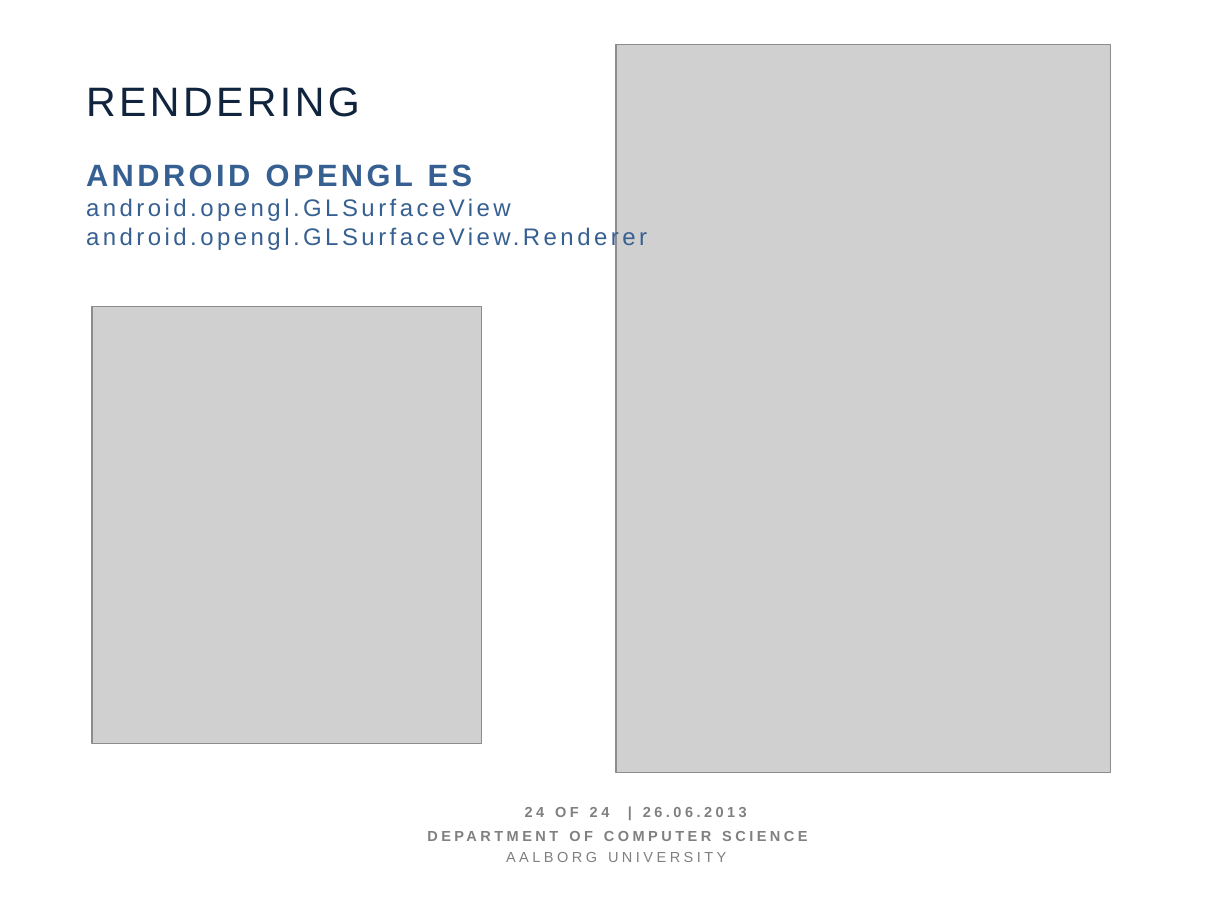
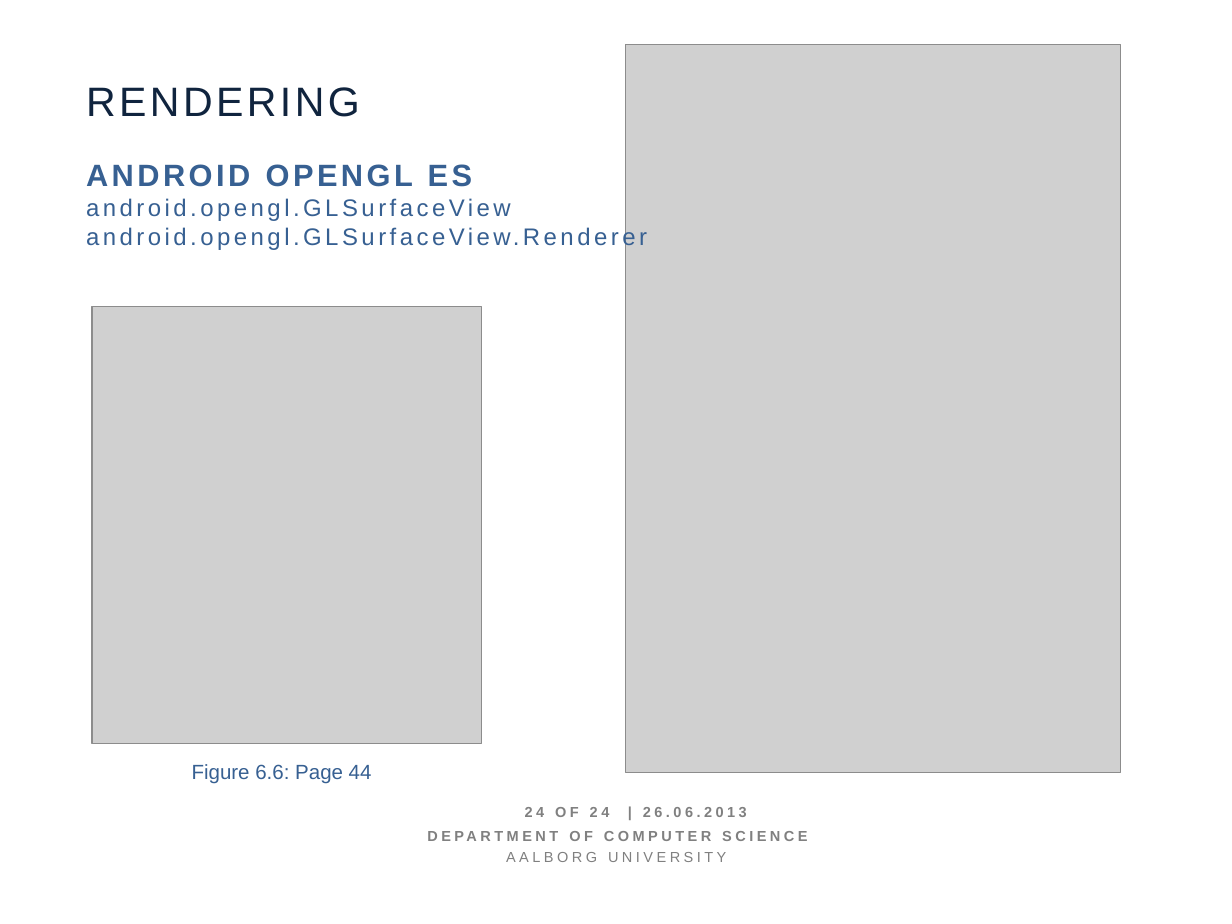
Before and after one commit to figa12/sw606f13, a slide deck: slide 24 of slides/main.pptx. Drawn at 1232x924 pixels with LibreOffice and Linux fonts; fonts in the diff are those of the drawing; grey boxes stand for pictures. Boxes give left, top, right and bottom in pixels: in the first picture for what was removed or moved away, otherwise in the second. Text is boxed around its words. In the diff, an @@ line names an element or a change of style, - is before the commit and + after.

```diff
--- a/slides/main.pptx
+++ b/slides/main.pptx
@@ picture: place and size @@
-picture at [616,44,1111,772]
+picture at [626,44,1121,772]
@@ text added at [192,764,372,784], 12 pt, text #376092 @@
+Figure 6.6: Page 44
```
Also in this commit, not shown: 24 other slides changed.
